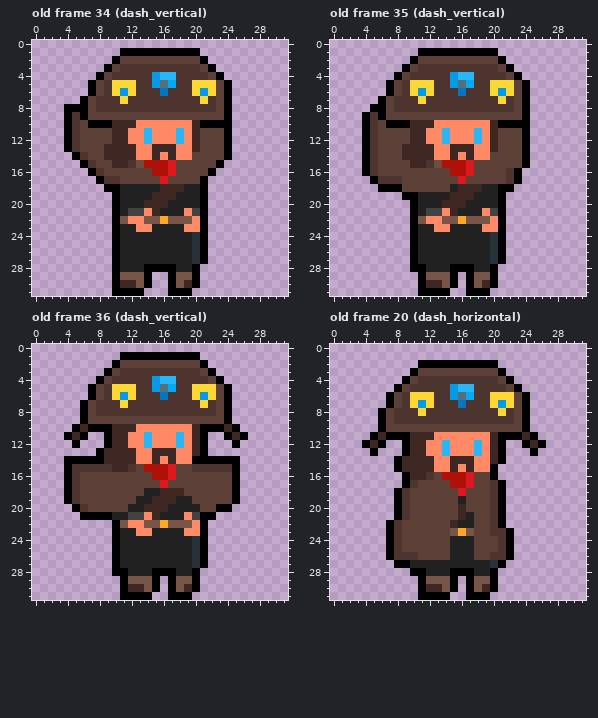
A pixel-art file gets an edit: assets/player/player_backup.ase. The picture above was drawn from the file before the commit.
32x32 pixels, 39 frames. Shown: old frame 34 (dash_vertical), old frame 35 (dash_vertical), old frame 36 (dash_vertical), old frame 20 (dash_horizontal). The commit also changed other frames, which this record leaves out.
The same view after the edit:
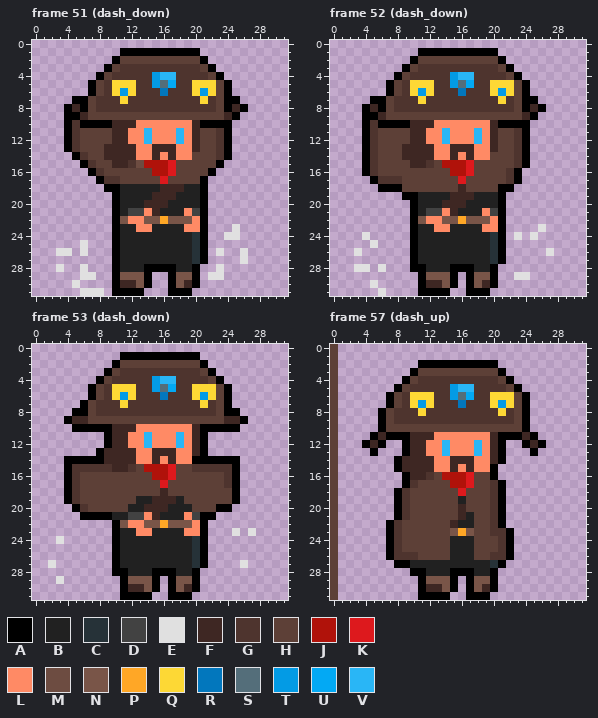
Palette (. is transparent): A #000000  B #212121  C #263238  D #424242  E #e0e0e0  F #3e2723  G #4e342e  H #5d4037  J #b0120a  K #dd191d  L #ff8a65  M #6d4c41  N #795548  P #ffa726  Q #fdd835  R #0277bd  S #546e7a  T #039be5  U #03a9f4  V #29b6f6
A new or re-ordered frame is compared with the old frame closest to it.
Message: feature: define player sprite sheet with placeholder
The edit:
frames 39 -> 66
Frame 51 (dash_down) against old frame 34 (dash_vertical):
y 7: x 5 . -> A; x 25 . -> A
y 8: x 5 A -> F; x 25..26 .. -> FA
y 9: x 5..6 GA -> AF; x 24..25 A. -> FA
y 10: x 6 H -> A
y 11..14: x 23 H -> G
y 23: x 25 . -> E
y 24: x 24..25 .. -> EE
y 25: x 6 . -> E
y 26: x 3..4 .. -> EE; x 6 . -> E; x 23 . -> E; x 26 . -> E
y 27: x 26 . -> E
y 28: x 3 . -> E; x 6 . -> E; x 23 . -> E
y 29: x 6..7 .. -> EE; x 22..23 .. -> EE
y 30: x 5 . -> E
y 31: x 6..8 ... -> EEE
Frame 52 (dash_down) against old frame 35 (dash_vertical):
y 7: x 5 . -> A; x 25 . -> A
y 8: x 4..5 .A -> AF; x 25..26 .. -> FA
y 9: x 5..6 GA -> AF; x 24..25 A. -> FA
y 10: x 6 H -> A
y 11..14: x 23 H -> G
y 15: x 13 M -> H; x 23 H -> G
y 18: x 15 B -> H; x 17..20 FFBB -> HHHH
y 23: x 26 . -> E
y 24: x 4 . -> E; x 23 . -> E; x 25 . -> E
y 25: x 5 . -> E
y 26: x 3 . -> E; x 27 . -> E
y 28: x 3..4 .. -> EE; x 6 . -> E
y 29: x 23..24 .. -> EE
y 30: x 5 . -> E
y 31: x 6 . -> E
Frame 53 (dash_down) against old frame 36 (dash_vertical):
y 8: x 5 . -> A; x 25 . -> A
y 9: x 4..6 ..A -> AFF; x 24..26 A.. -> FFA
y 10: x 6 F -> A; x 24 F -> A
y 11: x 4..6 AFA -> ...; x 24..26 AFA -> ...
y 12: x 5 A -> .; x 25 A -> .
y 16..17: x 24 H -> G
y 18: x 14..15 BB -> HH; x 17..18 FF -> HH
y 19: x 19 B -> H
y 20: x 20 B -> H
y 23: x 25 . -> E; x 27 . -> E
y 24: x 3 . -> E
y 27: x 2 . -> E; x 26 . -> E
y 29: x 3 . -> E
Frame 57 (dash_up) is new; against old frame 20 (dash_horizontal):
y 0..31: x 0 . -> H
